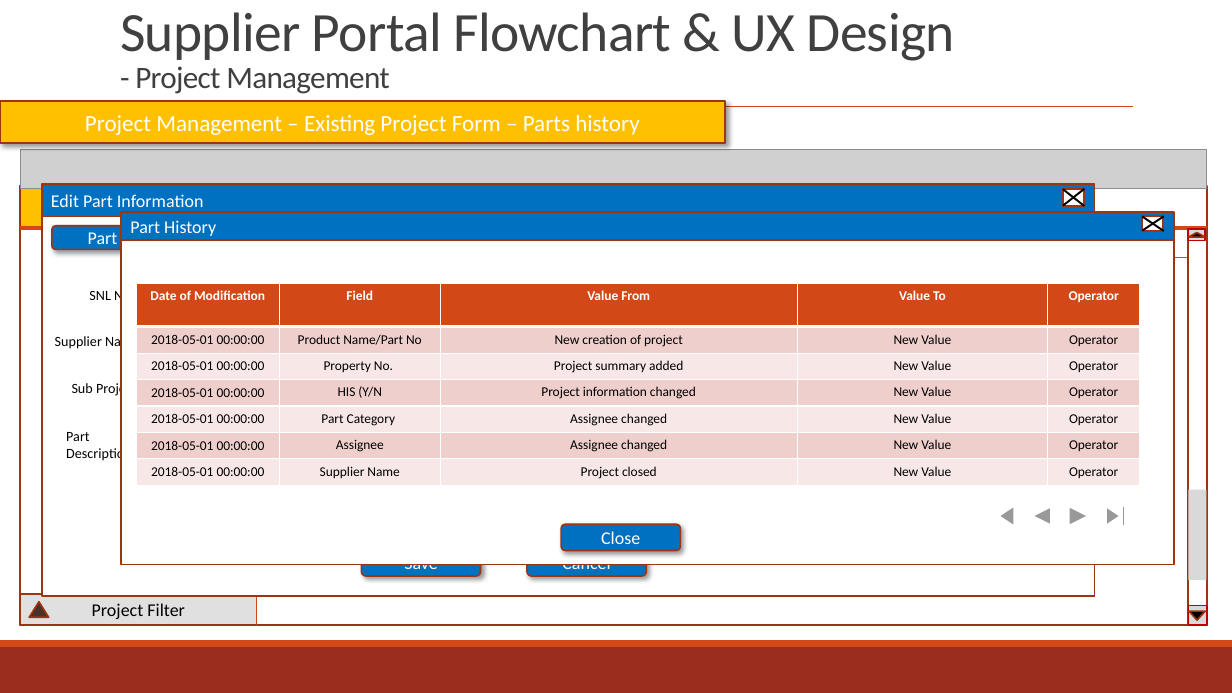
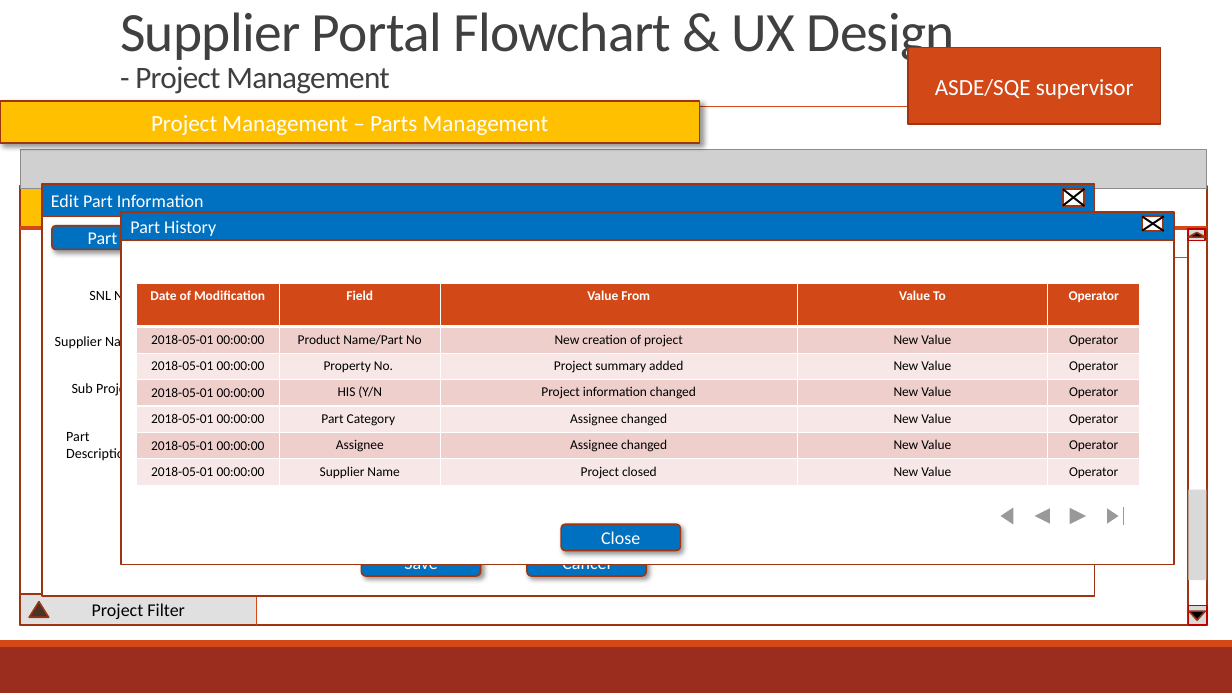
Before and after one commit to zyw9963/YFVE-supplier-portal, a slide deck: slide 70 of projects/YanFeng/02 System Design/User Stories/Flowcharts/Supplier FlowCharts & UX.pptx. Drawn at 1232x693 pixels with LibreOffice and Linux fonts; fonts in the diff are those of the drawing; grey boxes stand for pictures. Boxes give left, top, right and bottom in pixels: in the first picture for what was removed or moved away, otherwise in the second. Text is boxed around its words. In the diff, an @@ line names an element or a change of style, - is before the commit and + after.

```diff
--- a/projects/YanFeng/02 System Design/User Stories/Flowcharts/Supplier FlowCharts & UX.pptx
+++ b/projects/YanFeng/02 System Design/User Stories/Flowcharts/Supplier FlowCharts & UX.pptx
@@ rectangle added at (x1=909, y1=48, x2=1161, y2=125), fill #D34817, outline #9C3511 1.25 pt, 18 pt, text #FFFFFF @@
+ASDE/SQE supervisor
@@ rectangle "Project Management – Parts Management" resized from (x1=0, y1=102, x2=726, y2=143) to (x1=0, y1=102, x2=700, y2=143) @@
@@ text in rectangle at (x1=151, y1=115, x2=549, y2=135): text changed @@
-Project Management – Existing Project Form – Parts history
+Project Management – Parts Management
```
Also in this commit, not shown: 34 other slides changed, 12 slides added, 2 other files.
